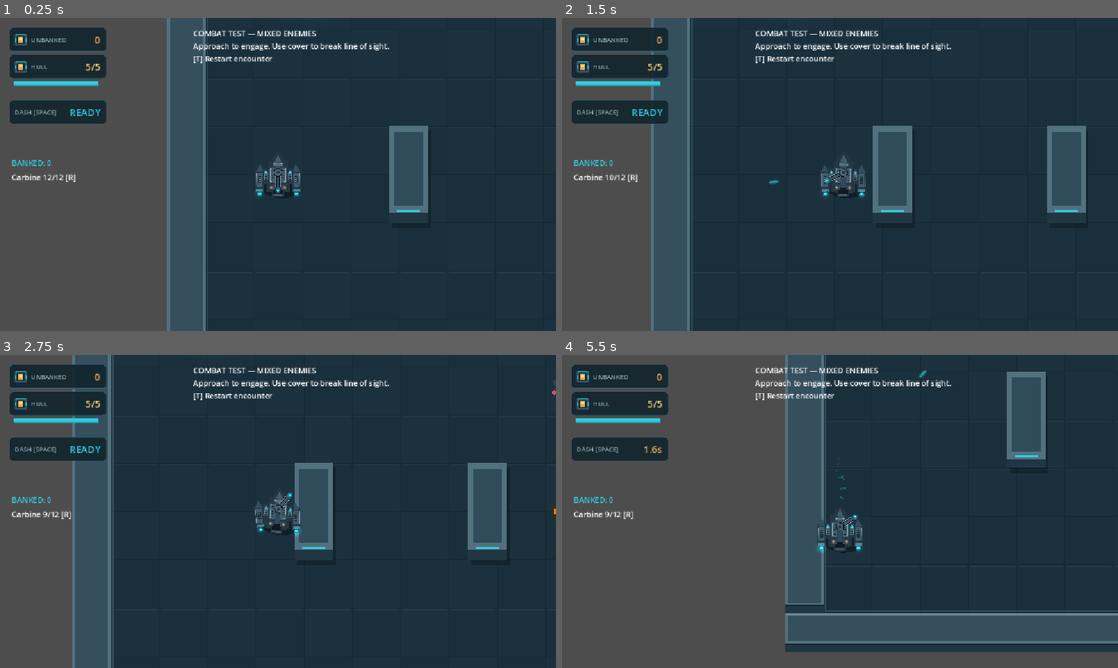
Above: before the commit, frames 1-4 (two rows, left to right).
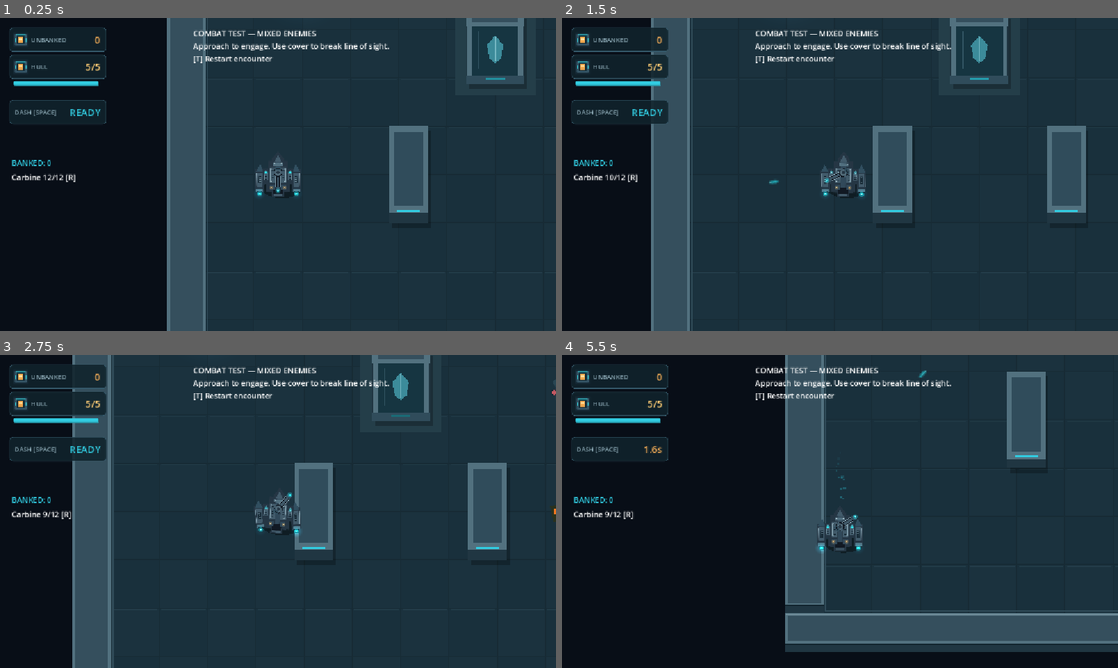
Above: after the commit, the same moments.

Repository: lolalolabob123/NeonSalvage-Godot
Game: Godot game, scene res://scenes/levels/CombatVisualTest.tscn
The game is run twice, just before and just after one commit, with the same random seed, the same clock (stepped at 60 frames per second) and the same inputs. This scene is started directly instead of the project's main scene.
Inputs (mouse positions are in pixels of both pictures, inside the frame that each line leads up to):
- Up to frame 1 (0.25 s): no input
- Up to frame 2 (1.5 s): tap Enter at 0.5 s; move the mouse to (962, 158) at 0.52 s; hold D (move_right) 0.53-1.25 s; tap Q (activate_system) at 0.6 s; click (962, 158) at 0.67 s; drag from (728, 190) to (1001, 174) at 1.27 s
- Up to frame 3 (2.75 s): move the mouse to (333, 442) at 2.02 s; hold D (move_right) from 2.03 s (still down); click (333, 442) at 2.1 s
- Up to frame 4 (5.5 s): release D (move_right) at 2.75 s; drag from (812, 574) to (673, 464) at 2.77 s; tap Space (dash) at 3.5, 5.1 s; move the mouse to (1006, 558) at 3.52 s; hold A (move_left) 3.53-4.25 s; tap T at 3.6 s; click (1006, 558) at 3.67 s; drag from (673, 464) to (1106, 511) at 4.27 s; move the mouse to (867, 511) at 5.02 s; hold S (move_down) from 5.03 s (still down); click (867, 511) at 5.17 s

The runs differ from the first frame. In frame 1, 27% of the frame differs, in the area x 0-95%, y 0-100%; in frame 2, 13%; in frame 3, 11%; in frame 4, 39%, in the area x 0-100%, y 0-100%.

Commit message:
added more environment designs

Diff:
--- /dev/null
+++ b/neon-salvage/scenes/environment/ScientificContainment.tscn
@@ -0,0 +1,35 @@
+[gd_scene format=3 uid="uid://bg0lii1p80hnd"]
+
+[ext_resource type="Script" uid="uid://dh6eirm3g8iha" path="res://scripts/environment/scientific_containment_visual.gd" id="1_j8xd2"]
+
+[sub_resource type="RectangleShape2D" id="RectangleShape2D_dbbgc"]
+size = Vector2(120, 144)
+
+[node name="ScientificContainment" type="StaticBody2D" unique_id=1359440026 groups=["navigation_blockers"]]
+collision_mask = 2
+
+[node name="CollisionShape2D" type="CollisionShape2D" parent="." unique_id=1483784626]
+shape = SubResource("RectangleShape2D_dbbgc")
+
+[node name="FloorMarking" type="Polygon2D" parent="." unique_id=1173806498]
+z_index = -3
+color = Color(0.14117648, 0.24313726, 0.28627452, 1)
+polygon = PackedVector2Array(-84, -96, 84, -96, 84, 96, -84, 96)
+
+[node name="GroundShadow" type="Polygon2D" parent="." unique_id=949193447]
+z_index = -2
+color = Color(0, 0, 0, 0.25)
+polygon = PackedVector2Array(-54, -62, 66, -62, 66, 82, -54, 82)
+
+[node name="Visual" type="Node2D" parent="." unique_id=1051085557]
+script = ExtResource("1_j8xd2")
+
+[node name="IdentificationLabel" type="Label" parent="." unique_id=1389603579]
+offset_left = -84.0
+offset_top = -100.0
+offset_right = 84.0
+offset_bottom = -76.0
+theme_override_colors/font_color = Color(0.47058824, 0.5764706, 0.62352943, 1)
+theme_override_font_sizes/font_size = 12
+text = "	CONTAINMENT S-01"
+horizontal_alignment = 1
--- a/neon-salvage/scenes/levels/CombatVisualTest.tscn
+++ b/neon-salvage/scenes/levels/CombatVisualTest.tscn
@@ -7,14 +7,15 @@
 [ext_resource type="PackedScene" uid="uid://b8sv2wmfuy86" path="res://scenes/player/PlayerDrone.tscn" id="4_hirvt"]
 [ext_resource type="PackedScene" uid="uid://bnb285piqdk8e" path="res://scenes/environment/ScientificWall.tscn" id="4_t5xgq"]
 [ext_resource type="PackedScene" uid="uid://oohw5n16r2ll" path="res://scenes/ui/SalvageHUD.tscn" id="5_71fwb"]
+[ext_resource type="PackedScene" uid="uid://bg0lii1p80hnd" path="res://scenes/environment/ScientificContainment.tscn" id="5_exxtn"]
 [ext_resource type="PackedScene" uid="uid://bq0waxbah2ib0" path="res://scenes/enemies/SentryDrone.tscn" id="6_exxtn"]
 [ext_resource type="PackedScene" uid="uid://mfbfst17wlxa" path="res://scenes/enemies/InterceptorDrone.tscn" id="7_hf50m"]
 [ext_resource type="PackedScene" uid="uid://b05h11bc3o05n" path="res://scenes/environment/ScientificWallLight.tscn" id="10_hirvt"]
 [ext_resource type="PackedScene" uid="uid://dlnkcxce2juje" path="res://scenes/environment/ScientificVent.tscn" id="11_71fwb"]
 
-[sub_resource type="NavigationPolygon" id="NavigationPolygon_t5xgq"]
-vertices = PackedVector2Array(250, 130, 570, 370, -570, 370, 110, 130, -110, 130, -250, 130, 570, -370, 250, -130, -570, -370, 110, -130, -250, -130, -110, -130)
-polygons = Array[PackedInt32Array]([PackedInt32Array(0, 1, 2, 3), PackedInt32Array(4, 3, 2), PackedInt32Array(5, 4, 2), PackedInt32Array(6, 1, 0, 7), PackedInt32Array(8, 6, 7, 9), PackedInt32Array(5, 2, 8, 10), PackedInt32Array(9, 3, 4, 11), PackedInt32Array(8, 9, 11), PackedInt32Array(8, 11, 10)])
+[sub_resource type="NavigationPolygon" id="NavigationPolygon_exxtn"]
+vertices = PackedVector2Array(250, -130, 110, -130, 90, -158, 90, -362, 570, -370, 250, 130, 570, 370, -570, 370, 110, 130, -110, 130, -250, 130, -570, -370, -250, -130, -110, -130, -90, -158, -90, -362)
+polygons = Array[PackedInt32Array]([PackedInt32Array(0, 1, 2, 3, 4), PackedInt32Array(5, 6, 7, 8), PackedInt32Array(9, 8, 7), PackedInt32Array(10, 9, 7), PackedInt32Array(4, 6, 5, 0), PackedInt32Array(10, 7, 11, 12), PackedInt32Array(2, 1, 8, 9, 13, 14), PackedInt32Array(11, 4, 3, 15), PackedInt32Array(12, 11, 15, 14, 13)])
 outlines = Array[PackedVector2Array]([PackedVector2Array(-600, -400, 600, -400, 600, 400, -600, 400)])
 parsed_geometry_type = 1
 parsed_collision_mask = 1
@@ -58,8 +59,11 @@
 position = Vector2(640, 0)
 wall_size = Vector2(80, 800)
 
+[node name="ScientificContainment" parent="Geometry" unique_id=1359440026 instance=ExtResource("5_exxtn")]
+position = Vector2(0, -260)
+
 [node name="Navigation" type="NavigationRegion2D" parent="." unique_id=465198650]
-navigation_polygon = SubResource("NavigationPolygon_t5xgq")
+navigation_polygon = SubResource("NavigationPolygon_exxtn")
 script = ExtResource("3_t5xgq")
 
 [node name="PlayerDrone" parent="." unique_id=1138100880 instance=ExtResource("4_hirvt")]
@@ -99,3 +103,15 @@
 [node name="ScientificVent" parent="EnvironmentDetails" unique_id=715242275 instance=ExtResource("11_71fwb")]
 z_index = 1
 position = Vector2(0, -440)
+
+[node name="ExteriorBackdrop" type="CanvasLayer" parent="." unique_id=392396740]
+layer = -1
+
+[node name="ColorRect" type="ColorRect" parent="ExteriorBackdrop" unique_id=1592349536]
+anchors_preset = 15
+anchor_right = 1.0
+anchor_bottom = 1.0
+grow_horizontal = 2
+grow_vertical = 2
+mouse_filter = 2
+color = Color(0.03137255, 0.05490196, 0.09019608, 1)
--- /dev/null
+++ b/neon-salvage/scripts/environment/scientific_containment_visual.gd
@@ -0,0 +1,101 @@
+@tool
+extends Node2D
+
+var animation_time: float = 0.0
+
+
+func _process(delta: float) -> void:
+	if Engine.is_editor_hint():
+		return
+
+	animation_time += delta
+	queue_redraw()
+
+
+func _draw() -> void:
+	# Main housing and dark lower face.
+	draw_rect(
+		Rect2(-60, -72, 120, 144),
+		Color("#203642")
+	)
+
+	# Upper cap.
+	draw_rect(
+		Rect2(-60, -72, 120, 24),
+		Color("#52717F")
+	)
+
+	draw_rect(
+		Rect2(-48, -66, 96, 10),
+		Color("#354F5D")
+	)
+
+	# Recess behind the glass.
+	draw_rect(
+		Rect2(-48, -48, 96, 104),
+		Color("#102631")
+	)
+
+	# Contained sample: a restrained cyan crystal.
+	draw_colored_polygon(
+		PackedVector2Array([
+			Vector2(0, -28),
+			Vector2(17, -8),
+			Vector2(12, 20),
+			Vector2(0, 30),
+			Vector2(-12, 20),
+			Vector2(-17, -8),
+		]),
+		Color("#3C8796")
+	)
+
+	draw_line(
+		Vector2(0, -24),
+		Vector2(0, 25),
+		Color("#7BB8C3"),
+		2.0
+	)
+
+	# Transparent glass tint.
+	draw_rect(
+		Rect2(-48, -48, 96, 104),
+		Color(0.25, 0.65, 0.73, 0.12)
+	)
+
+	# Glass reflection.
+	draw_line(
+		Vector2(-34, -38),
+		Vector2(-34, 42),
+		Color(0.7, 0.9, 1.0, 0.18),
+		3.0
+	)
+
+	# Structural side rails.
+	draw_rect(
+		Rect2(-58, -48, 10, 104),
+		Color("#52717F")
+	)
+
+	draw_rect(
+		Rect2(48, -48, 10, 104),
+		Color("#52717F")
+	)
+
+	# Lower control housing.
+	draw_rect(
+		Rect2(-60, 56, 120, 16),
+		Color("#304C5B")
+	)
+
+	# Slow status-light pulse.
+	var brightness := 0.65 + 0.15 * sin(animation_time * 1.5)
+
+	draw_rect(
+		Rect2(-20, 61, 40, 4),
+		Color("#31CBE0") * Color(
+			brightness,
+			brightness,
+			brightness,
+			1.0
+		)
+	)
Not shown, added: neon-salvage/scripts/environment/scientific_containment_visual.gd.uid
